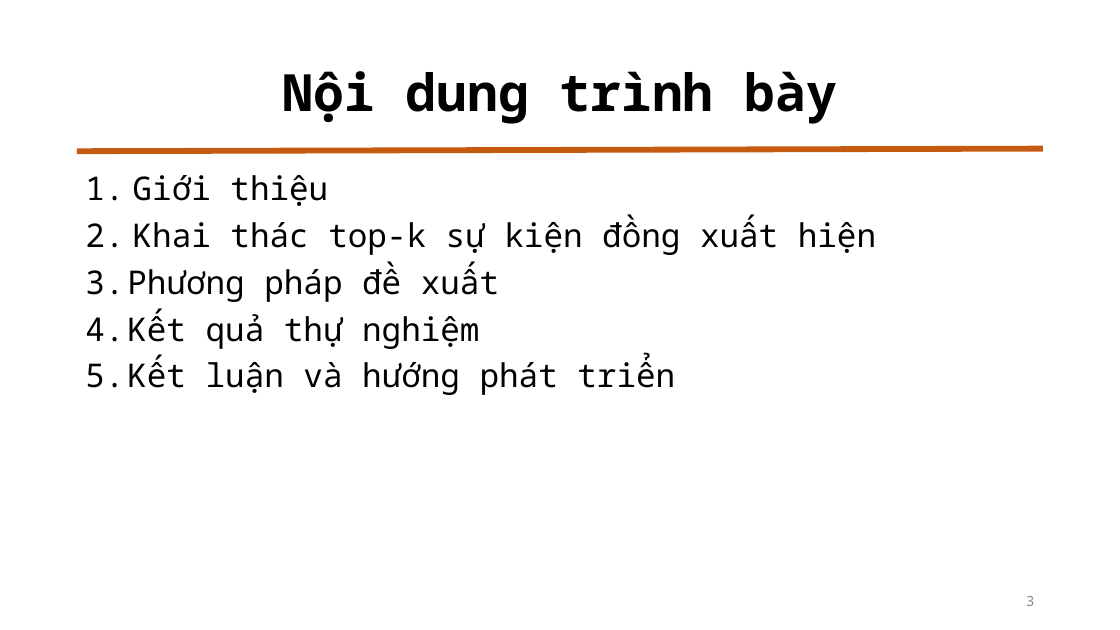
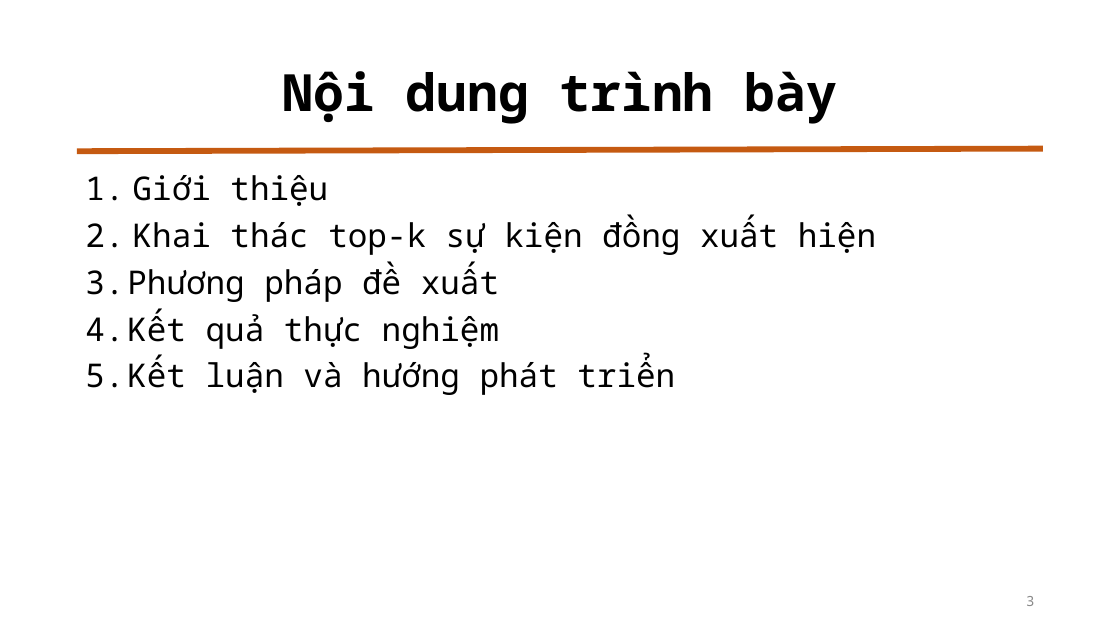
Before and after one commit to duychinhnguyenvn/Mining-Top-K-Co-Occurrence-Items, a slide deck: slide 3 of Slide Bao Cao.pptx. Drawn at 1120x630 pixels with LibreOffice and Linux fonts; fonts in the diff are those of the drawing. Boxes give left, top, right and bottom in pixels: in the first picture for what was removed or moved away, otherwise in the second. Text is boxed around its words. In the diff, an @@ line names an element or a change of style, - is before the commit and + after.

```diff
--- a/Slide Bao Cao.pptx
+++ b/Slide Bao Cao.pptx
@@ text at box(85, 310, 499, 349): text changed @@
-4. Kết quả thự nghiệm
+4. Kết quả thực nghiệm
```
Also in this commit, not shown: 9 other slides changed, 13 slides added.
